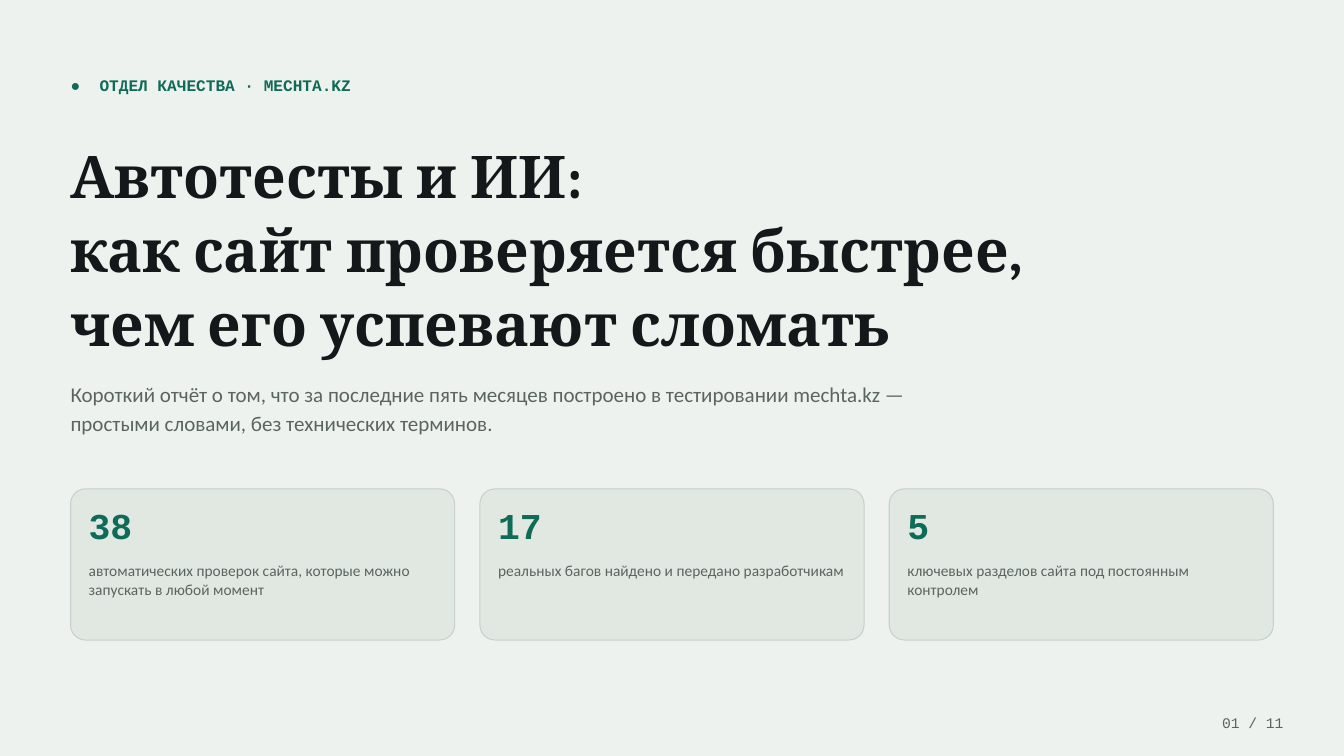
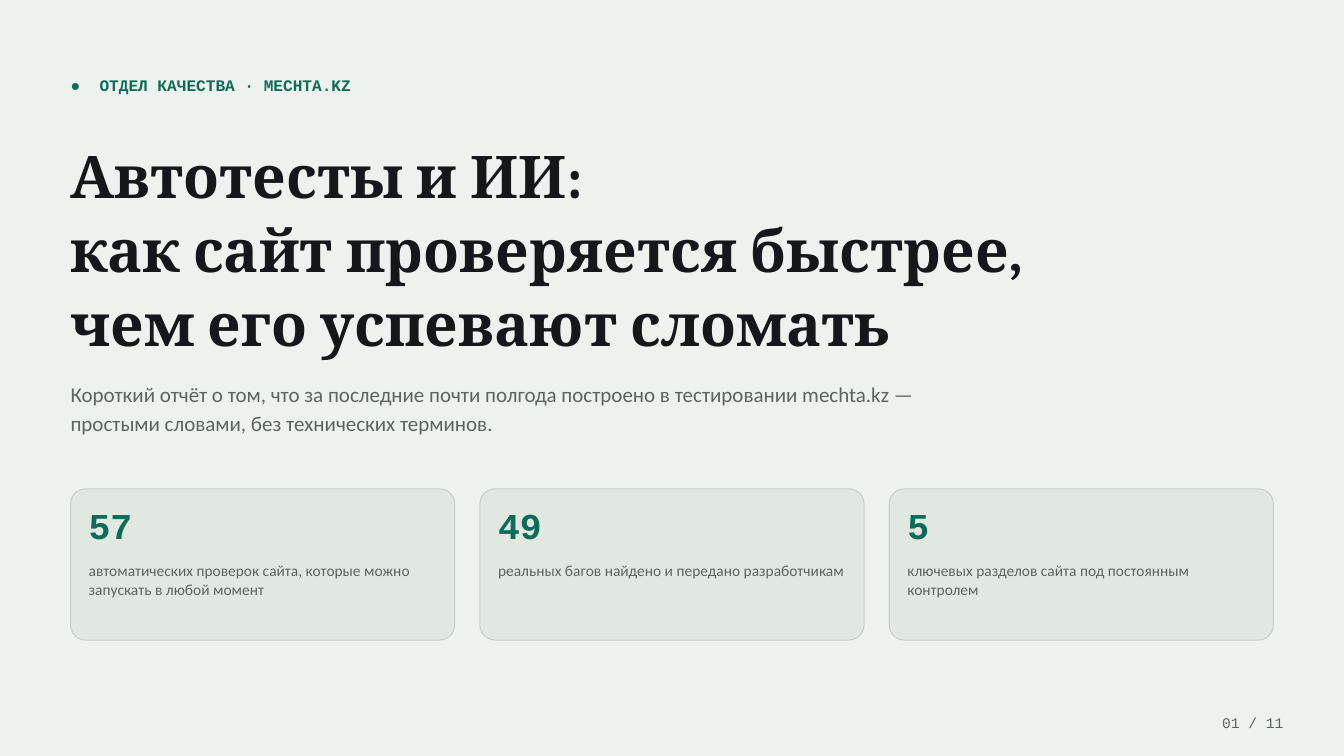
Before and after one commit to Ruxxl/MechtaATest, a slide deck: slide 1 of Автотесты-и-ИИ-презентация.pptx. Drawn at 1344x756 pixels with LibreOffice and Linux fonts; fonts in the diff are those of the drawing. Boxes give left, top, right and bottom in pixels: in the first picture for what was removed or moved away, otherwise in the second. Text is boxed around its words. In the diff, an @@ line names an element or a change of style, - is before the commit and + after.

```diff
--- a/Автотесты-и-ИИ-презентация.pptx
+++ b/Автотесты-и-ИИ-презентация.pptx
@@ text at box(71, 387, 889, 435): text changed @@
-Короткий отчёт о том, что за последние пять месяцев построено в тестировании mechta.kz — простыми словами, без технических терминов.
+Короткий отчёт о том, что за последние почти полгода построено в тестировании mechta.kz — простыми словами, без технических терминов.
@@ text at box(89, 515, 133, 540): text changed @@
-38
+57
@@ text at box(498, 514, 542, 540): text changed @@
-17
+49
```
Also in this commit, not shown: 3 other slides changed, 16 other files.
